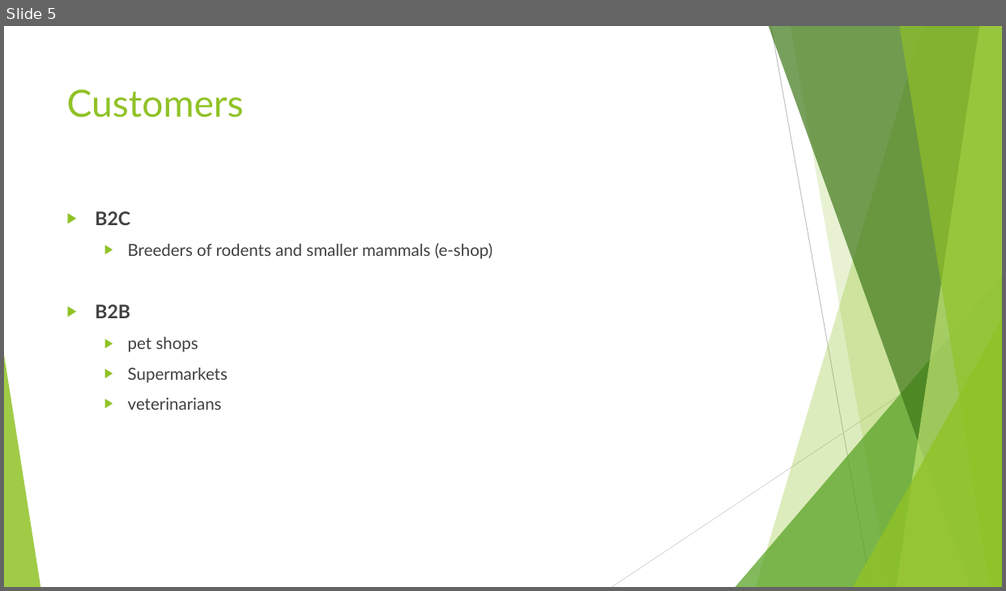
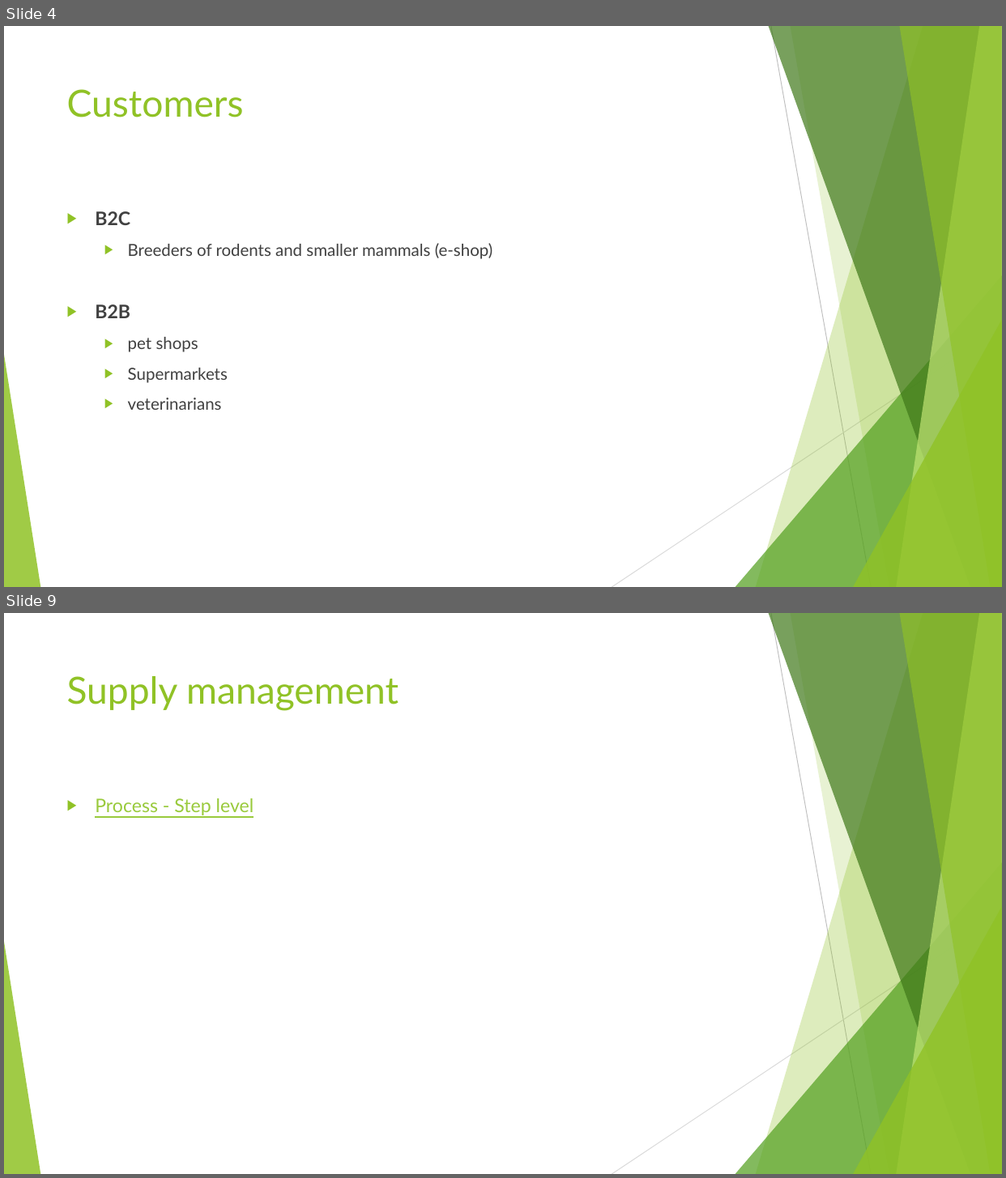
Before and after one commit to 4IT531/pet_food_manufacturing_company, a slide deck: presentation/16.11_presentation.pptx. Shown one above the other, each under a label of ours: slide 5 before the commit, slides 4 and 9 after it; the slides between them are not shown. The pictures are 1006x591 and 1006x1178 pixels, drawn with LibreOffice and Linux fonts; fonts in the diff are those of the drawing. Boxes give left, top, right and bottom in pixels: in the first picture for what was removed or moved away, otherwise in the second. Text is boxed around its words. In the diff, an @@ line names an element or a change of style, - is before the commit and + after.

```diff
--- a/presentation/16.11_presentation.pptx
+++ b/presentation/16.11_presentation.pptx
@@ slide 9 added at [4, 613, 1002, 1174], background #FFFFFF; not listed: 10 template elements that a slide beside it also shows @@
@@ title added at [67, 676, 398, 711], 36 pt, text #90C226 @@
+Supply management
@@ text added at [95, 798, 254, 815], 18 pt, text #99CA3C, underline @@
+▶ Process - Step level
@@ what was slide 5 is now slide 4 @@
```
Also in this commit, not shown: 5 slides changed, 3 other slides added, 1 slide removed, 43 other files.
